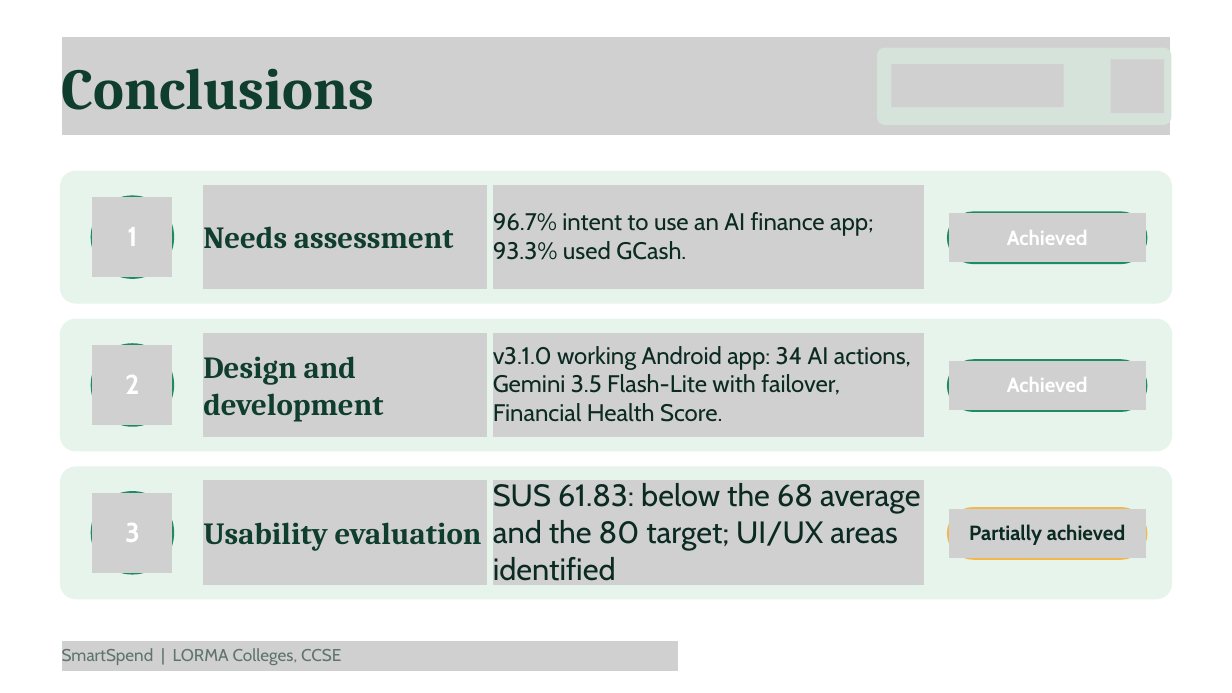
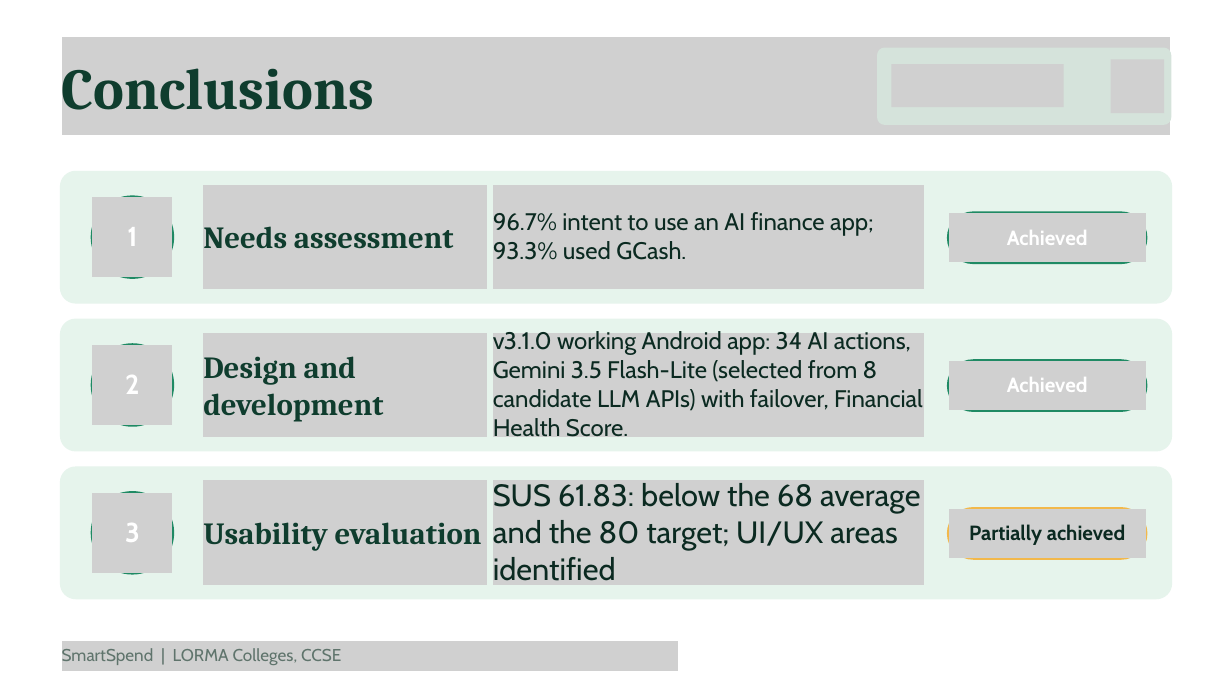
Before and after one commit to Zushikina-kun/smartspend-app, a slide deck: slide 17 of docs/handsoff/FOR_CYRILLE/SmartSpend_Defense.pptx. Drawn at 1232x693 pixels with LibreOffice and Linux fonts; fonts in the diff are those of the drawing; grey boxes stand for pictures. Boxes give left, top, right and bottom in pixels: in the first picture for what was removed or moved away, otherwise in the second. Text is boxed around its words. In the diff, an @@ line names an element or a change of style, - is before the commit and + after.

Commit message:
fix: deep cross-check PPT vs manuscript — 5 issues resolved (8 LLM APIs, median 55.0, purposive validator, Slide 17 conclusion)

```diff
--- a/docs/handsoff/FOR_CYRILLE/SmartSpend_Defense.pptx
+++ b/docs/handsoff/FOR_CYRILLE/SmartSpend_Defense.pptx
@@ text at box(493, 331, 923, 437): text changed @@
-v3.1.0 working Android app: 34 AI actions, Gemini 3.5 Flash-Lite with failover, Financial Health Score.
+v3.1.0 working Android app: 34 AI actions, Gemini 3.5 Flash-Lite (selected from 8 candidate LLM APIs) with failover, Financial Health Score.
```
Also in this commit, not shown: 3 other files.
